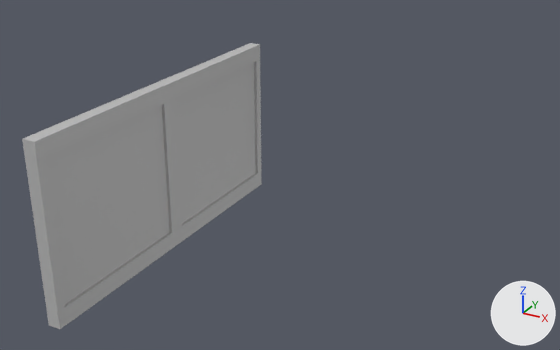
A saved change to the FBX model Assets/ART/VISUAL/Models/MODULARS/MODULAR_HideoutWalls/ENVIRONMENT_Wall/ENVIRONMENT_Wall_2x1.fbx.
The view is the same before and after, from a camera (50 mm lens) standing at (2.59, -4.81, 2.25) and looking at (0.49, -0.98, 0.34). The lights are fixed; the arrows at lower right show +X, +Y and +Z. Where no turn or scale is listed for an object, it has been applied to the vertices.

Names of what the first picture shows: 'wallFrame', 'wallFrame1', 'wallPanel', 'wallPanel1'.
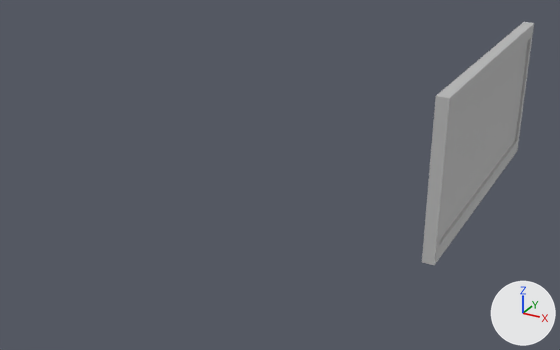
Pixel boxes (x1, y1, x2, y2) of what changed, in the pictures (560 x 350 px):
'wallPanel1', deleted: before (45, 105, 170, 305)
'wallPanel', reshaped, moved: before (175, 62, 256, 224); after (422, 22, 534, 265)
'wallFrame', reshaped, moved: before (159, 43, 262, 244); after (439, 41, 528, 240)
'wallFrame1', deleted: before (22, 82, 178, 329)

The change, as a diff of the scene's bpy script:
```diff
--- a/Assets/ART/VISUAL/Models/MODULARS/MODULAR_HideoutWalls/ENVIRONMENT_Wall/ENVIRONMENT_Wall_2x1.fbx.py
+++ b/Assets/ART/VISUAL/Models/MODULARS/MODULAR_HideoutWalls/ENVIRONMENT_Wall/ENVIRONMENT_Wall_2x1.fbx.py
@@ me_mesh_001 @@
 # used by ob_wallframe; location = (0.04, -1.0, 0.5)
-me_mesh_001.from_pydata(...)  # 16 vertices, 16 faces; spans x -0.038..0.038, y -0.5..0.5, z -0.5..0.5
+me_mesh_001.from_pydata(...)  # 8 vertices, 6 faces; spans x -0.02..0.02, y -0.95..0.95, z -0.45..0.45
+# me_mesh_001 part 1: the whole mesh is rebuilt
 me_mesh_001.materials.append(mat_wallframesmall)
@@ me_mesh @@
 # used by ob_wallpanel; location = (0.04, -1.0, 0.5)
-me_mesh.from_pydata(...)  # 8 vertices, 6 faces; spans x -0.02..0.02, y -0.45..0.45, z -0.4..0.4
+me_mesh.from_pydata(...)  # 16 vertices, 16 faces; spans x -0.037..0.037, y -1.0..1.0, z -0.5..0.5
+# me_mesh part 2: the whole mesh is rebuilt
 me_mesh.materials.append(mat_wallpanelsmall)
@@ ob_wallframe1 @@
-ob_wallframe1 = bpy.data.objects.new('wallFrame1', me_mesh_003)
-ob_wallframe1.location = (0.04, -2.0, 0.5)
@@ ob_wallframe @@
 ob_wallframe = bpy.data.objects.new('wallFrame', me_mesh_001)
-ob_wallframe.location = (0.04, -1.0, 0.5)
+ob_wallframe.location = (1.469, 0.0, 0.5)
@@ ob_wallpanel @@
 ob_wallpanel = bpy.data.objects.new('wallPanel', me_mesh)
-ob_wallpanel.location = (0.04, -1.0, 0.5)
+ob_wallpanel.location = (1.469, 0.0, 0.5)
@@ ob_wallpanel1 @@
-ob_wallpanel1 = bpy.data.objects.new('wallPanel1', me_mesh_002)
-ob_wallpanel1.location = (0.04, -2.0, 0.5)
```
